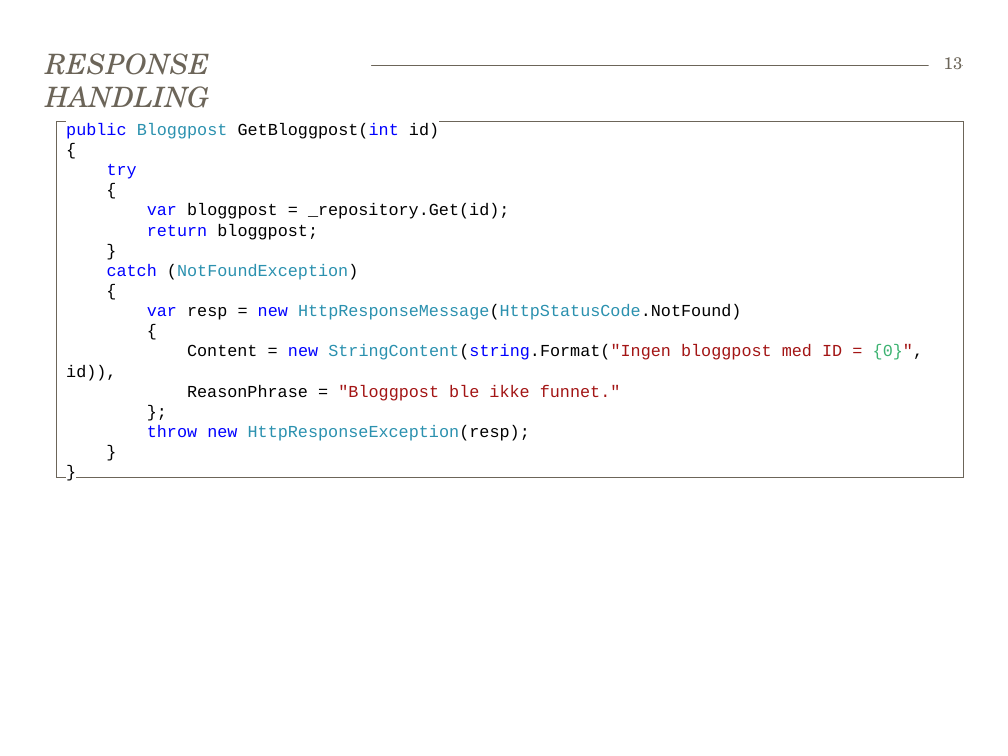
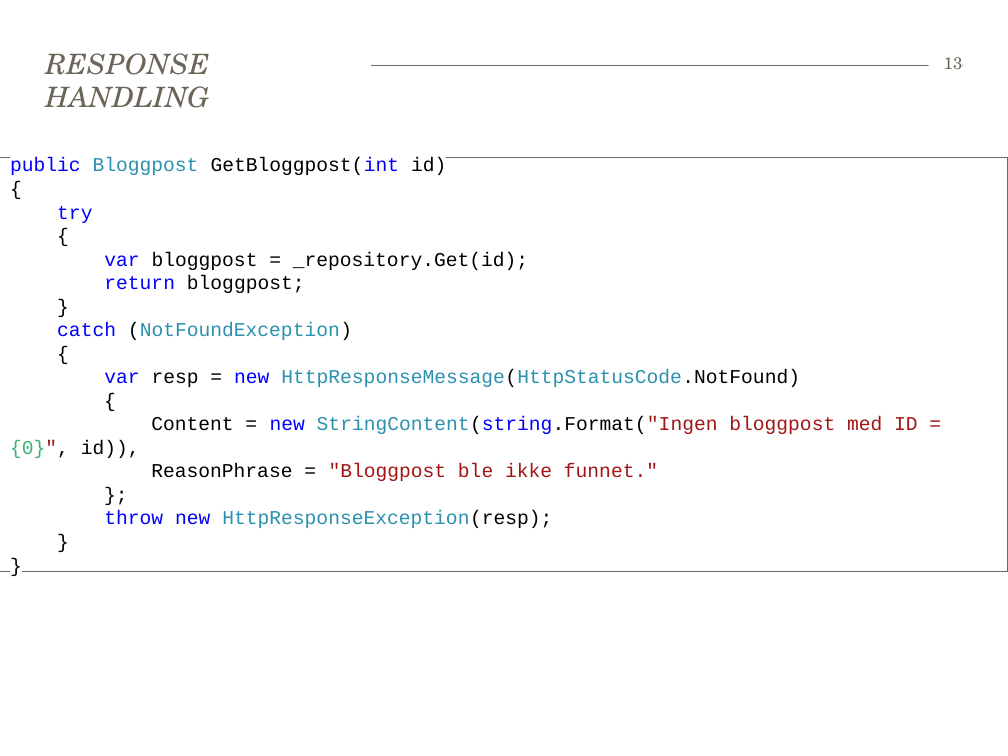
Before and after one commit to bekk/dotnetkurs, a slide deck: slide 13 of webapi/WebAPI.pptx. Drawn at 1008x756 pixels with LibreOffice and Linux fonts; fonts in the diff are those of the drawing. Boxes give left, top, right and bottom in pixels: in the first picture for what was removed or moved away, otherwise in the second. Text is boxed around its words. In the diff, an @@ line names an element or a change of style, - is before the commit and + after.

Commit message:
Adjustments to slides for webapi and uploaded MinBlogg

```diff
--- a/webapi/WebAPI.pptx
+++ b/webapi/WebAPI.pptx
@@ rectangle "public Bloggpost GetBloggpost(int id)": place and size @@
-rectangle "public Bloggpost GetBloggpost(int id)" at (56,122,964,478)
+rectangle "public Bloggpost GetBloggpost(int id)" at (0,157,1008,572)
@@ rectangle "public Bloggpost GetBloggpost(int id)" at (0,157,1008,572): size 12 to 14 pt @@
```
Also in this commit, not shown: 13 other slides changed, 16 other files.
